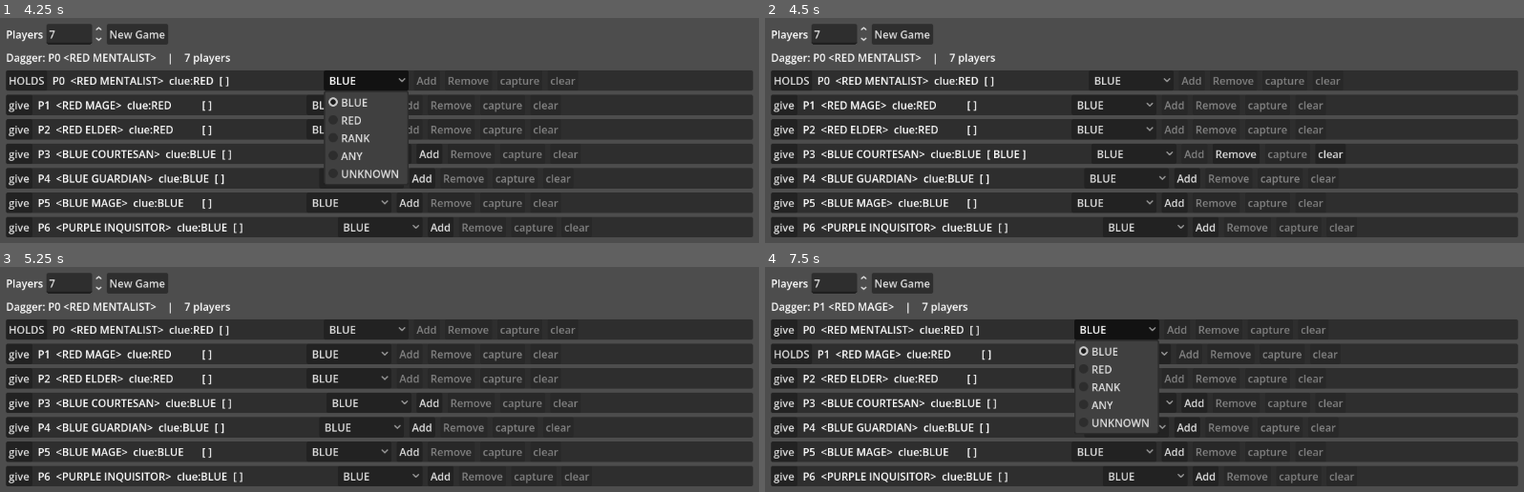
Above: before the commit, frames 1-4 (two rows, left to right).
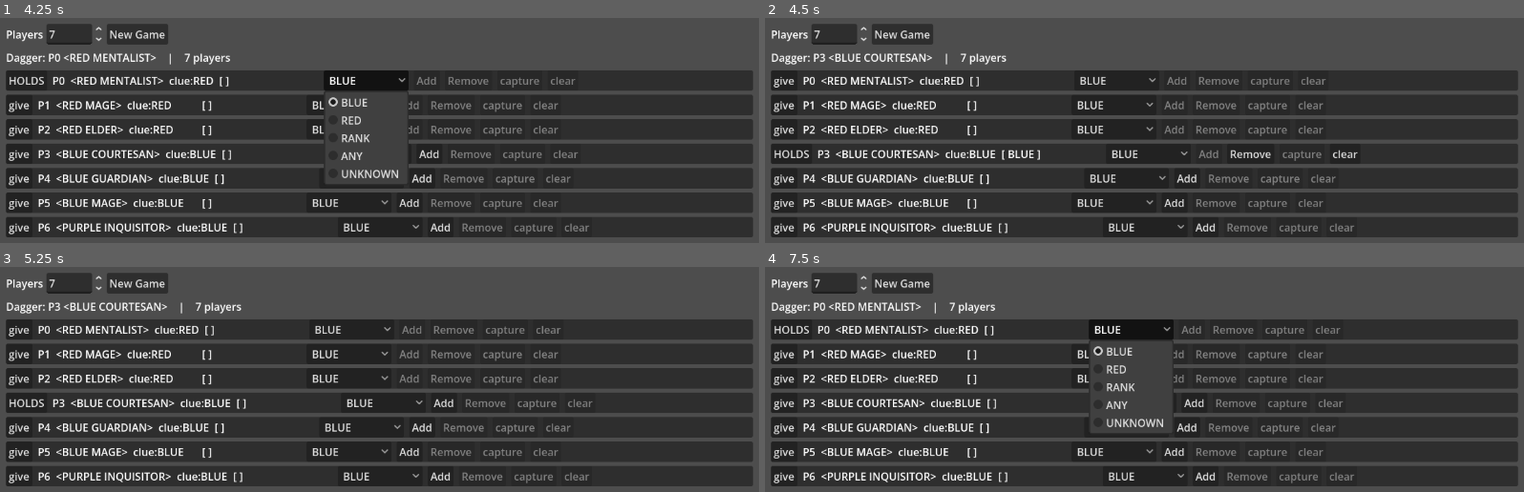
Above: after the commit, the same moments.

Repository: jdbecker/Stabby-Game
Game: Godot game, scene res://ui/dev_panel.tscn
Two runs of this game, one before a commit and one after it. Both use one fixed random seed, a clock stepped at 60 frames per second and the inputs below.
Inputs:
- Up to frame 1 (4.25 s): click "New Game" at 0.5 s; click "New Game" at 1.25 s; click "give" at 2 s; click "HOLDS" at 2.75 s; click "BLUE" at 3.5 s
- Up to frame 2 (4.5 s): click "Add" at 4.25 s
- Up to frame 3 (5.25 s): click "Remove" at 5 s
- Up to frame 4 (7.5 s): click "HOLDS" at 5.75 s; click "give" at 6.5 s; click "BLUE" at 7.25 s

Frame 1 is identical in both runs. In frame 2, 3.1% of the frame differs, in the area x 1-79%, y 15-64%; in frame 3, 3.0%; in frame 4, 4.2%, in the area x 1-76%, y 15-74%.

Commit message:
explicitly track if ability is waiting to be used

Diff:
--- a/attack.gd
+++ b/attack.gd
@@ -1,7 +1,7 @@
 class_name Attack
 extends RefCounted
 
-var intervention_offers: Array[Character]
+var intervention_offers: Array[Character] = []
 
 var _attacker: Character
 var _target: Character
@@ -43,11 +43,9 @@
 		if _intervener.can_intervene():
 			wound_context.intervened_for = _target
 			wound_context.wound_type = CharacterStats.Wound.RANK
-			_game.set_knife_holder(_intervener)
-			_intervener.take_wound(wound_context)
+			_game.suffer_wound(_intervener, wound_context)
 		else:
 			push_error("Impossible intervener! Intervener must still have RANK wound!")
 			return
 	else:
-		_game.set_knife_holder(_target)
-		_target.unassigned_wounds.append(wound_context)
+		_game.suffer_wound(_target, wound_context)
--- a/character.gd
+++ b/character.gd
@@ -5,6 +5,7 @@
 var wounds: Array[CharacterStats.Wound] = []
 var unassigned_wounds: Array[WoundContext] = []
 var unassigned_heals := 0
+var unused_ability: bool = false
 var ability_available: bool: get = _get_ability_available
 var last_wound: WoundContext
 var is_captured: bool = false
@@ -37,7 +38,7 @@
 func _get_ability_available() -> bool:
 	if last_wound == null:
 		return false
-	if last_wound.wound_type == CharacterStats.Wound.RANK and not last_wound.block_ability:
+	if unused_ability and last_wound.wound_type == CharacterStats.Wound.RANK and not last_wound.block_ability:
 		if rank == CharacterStats.Rank.ALCHEMIST:
 			return last_wound.intervened_for != null
 		else:
@@ -50,6 +51,7 @@
 	var wound := wound_context.wound_type
 	if wound == null:
 		push_error("wound_type must be assigned to wound_context before it can be applied!")
+		return
 	var remaining_wounds := valid_new_wounds()
 	if wound not in remaining_wounds:
 		push_error("Character %s cannot take wound %s! Valid wounds are %s" % [
@@ -60,6 +62,7 @@
 		return
 	wounds.append(wound)
 	last_wound = wound_context
+	unused_ability = wound == CharacterStats.Wound.RANK
 
 
 func wounds_to_string(wounds_array: Array[CharacterStats.Wound]) -> String:
@@ -84,6 +87,7 @@
 		push_error("No RankAbility available for rank %s" % _stats.rank)
 		return
 	ability.apply(game, self, ctx)
+	unused_ability = false
 
 
 func valid_new_wounds() -> Array[CharacterStats.Wound]:
--- a/game.gd
+++ b/game.gd
@@ -135,6 +135,7 @@
 		push_error("%s not in valid wounds for character %s: %s" % [wound, c, c.valid_new_wounds()])
 		return
 	c.take_wound(wound_context)
+	set_knife_holder(c)
 	last_wounded_character = c
 	state_changed.emit()
 
